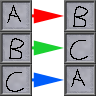
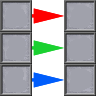
Revision of a layered w=96, h=96 image; what changed, layer by layer:
added layer "Layer 10 copy 3" above "Layer 10 copy" over (5, 3, 92, 93)
